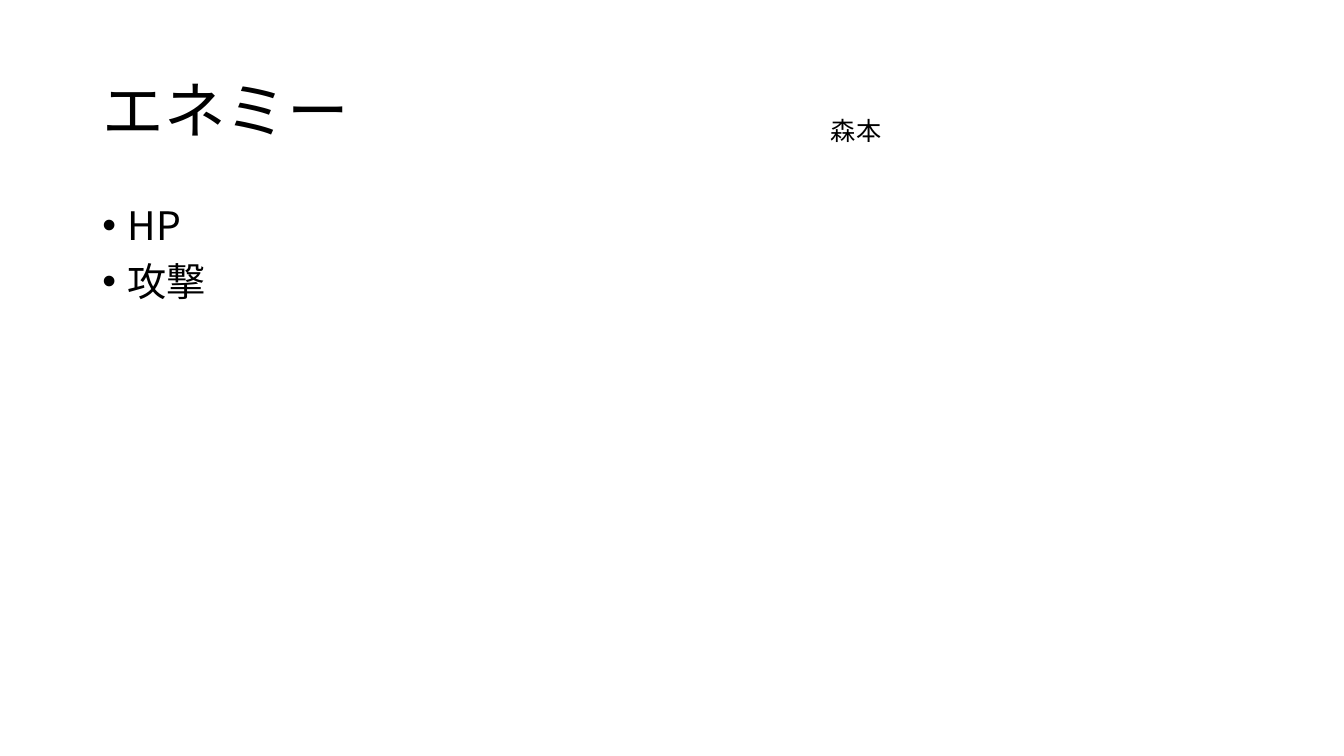
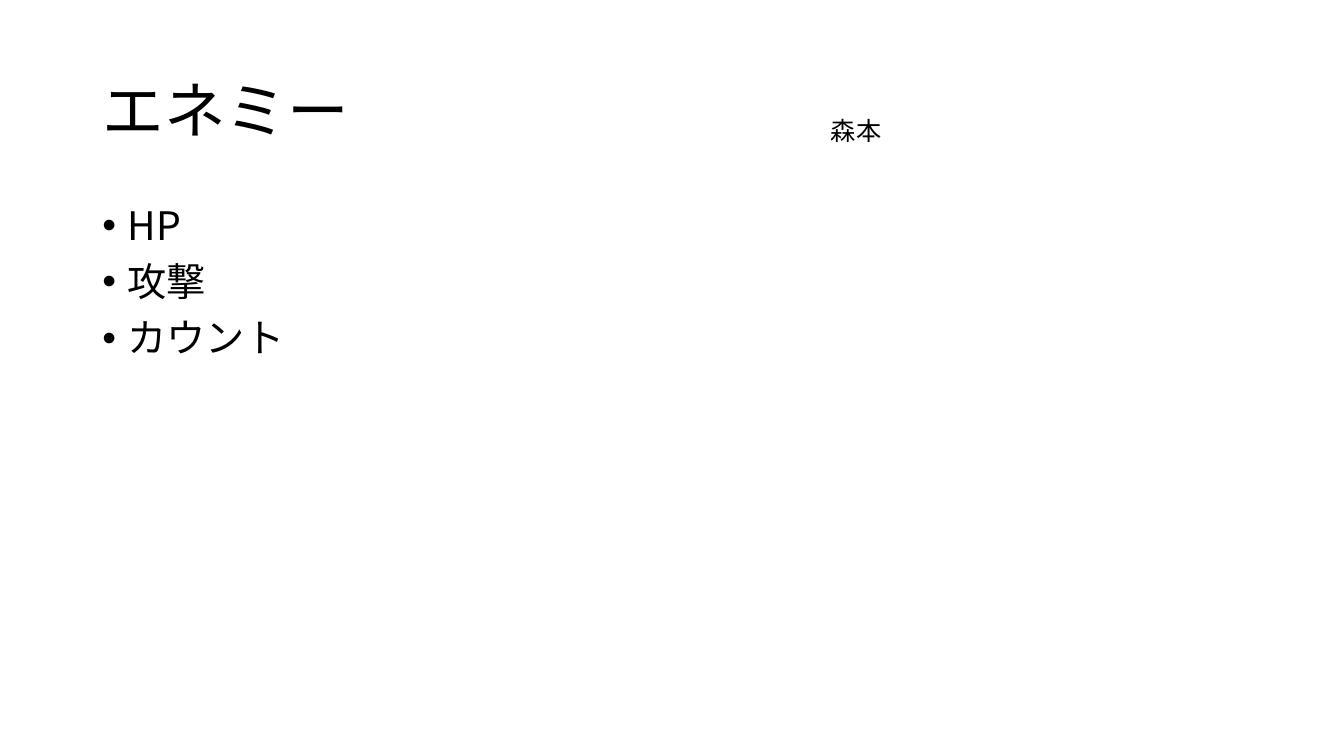
Before and after one commit to yuzasan/I_team2, a slide deck: slide 4 of モンスト(仮)仕様書.pptx. Drawn at 1344x756 pixels with LibreOffice and Linux fonts; fonts in the diff are those of the drawing. Boxes give left, top, right and bottom in pixels: in the first picture for what was removed or moved away, otherwise in the second. Text is boxed around its words. In the diff, an @@ line names an element or a change of style, - is before the commit and + after.

```diff
--- a/モンスト(仮)仕様書.pptx
+++ b/モンスト(仮)仕様書.pptx
@@ text at [128,320,285,354]: paragraph added @@
+• カウント
```
Also in this commit, not shown: 3 other slides changed, 1 slide added, 1 other file.
